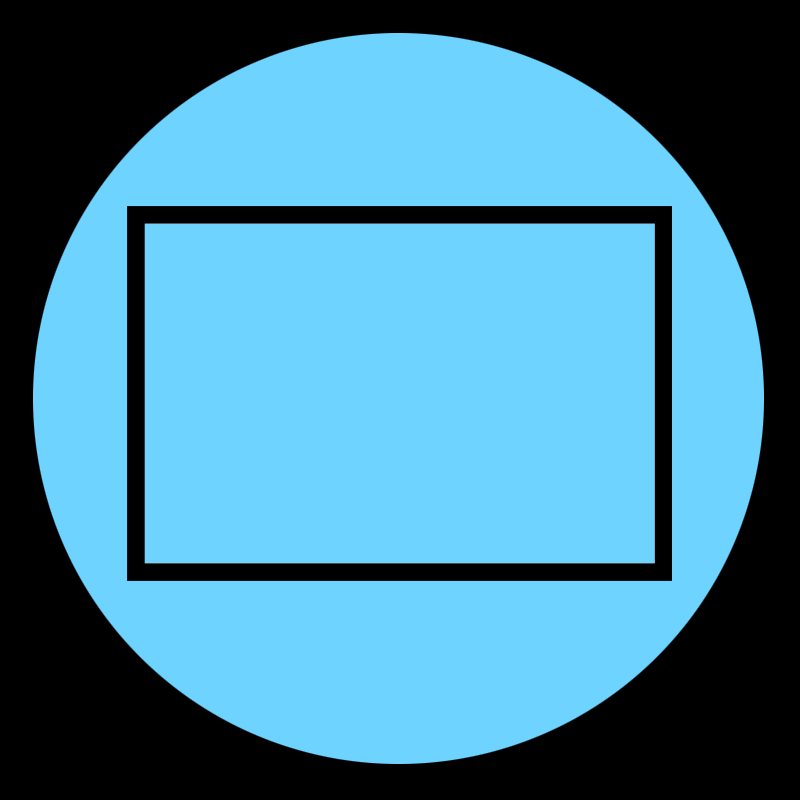
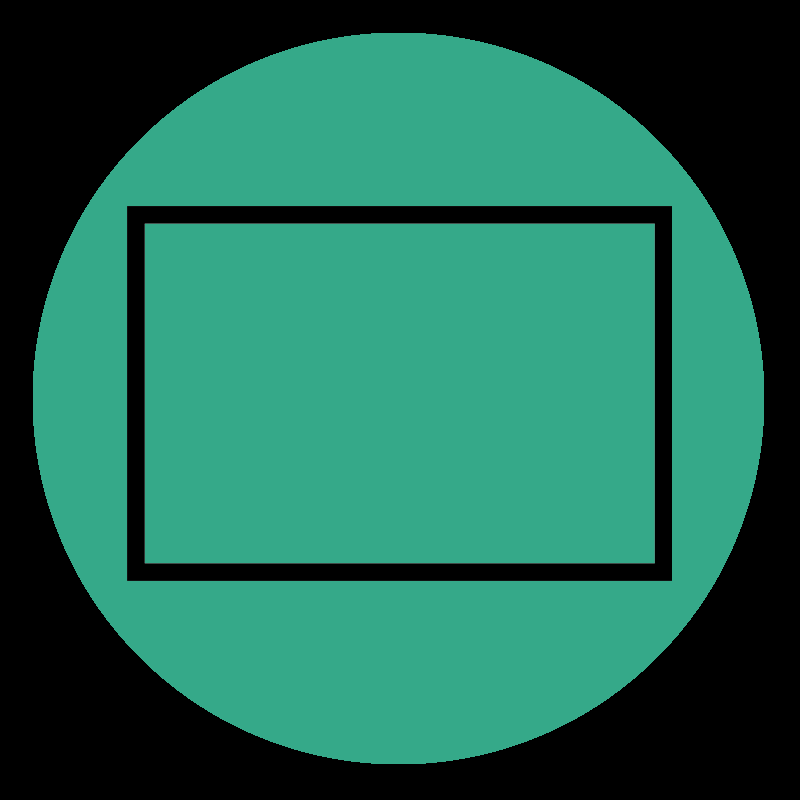
Layer changes from the first 800 × 800 image to the second:
painted on "Layer 5" over [33, 33, 764, 764]
